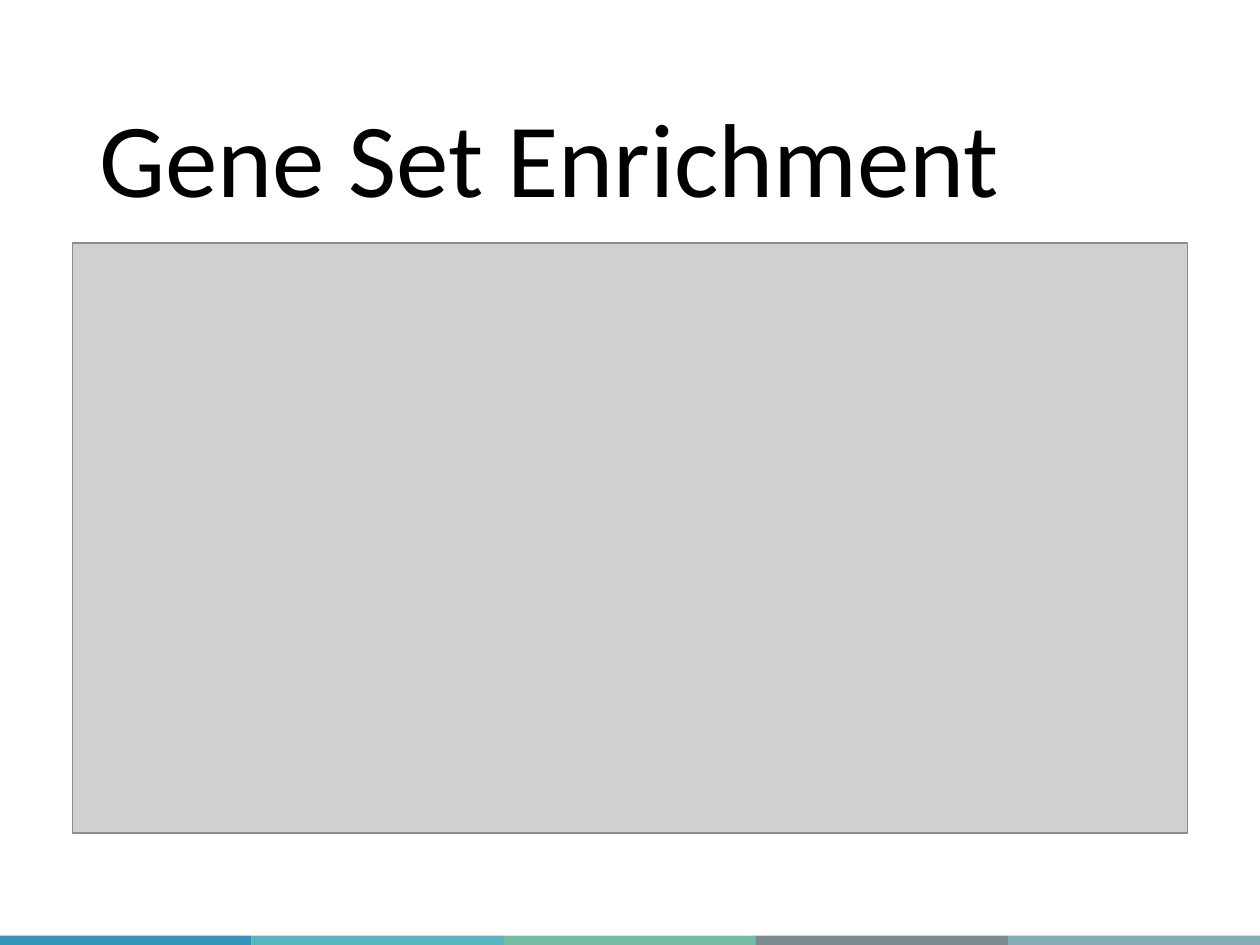
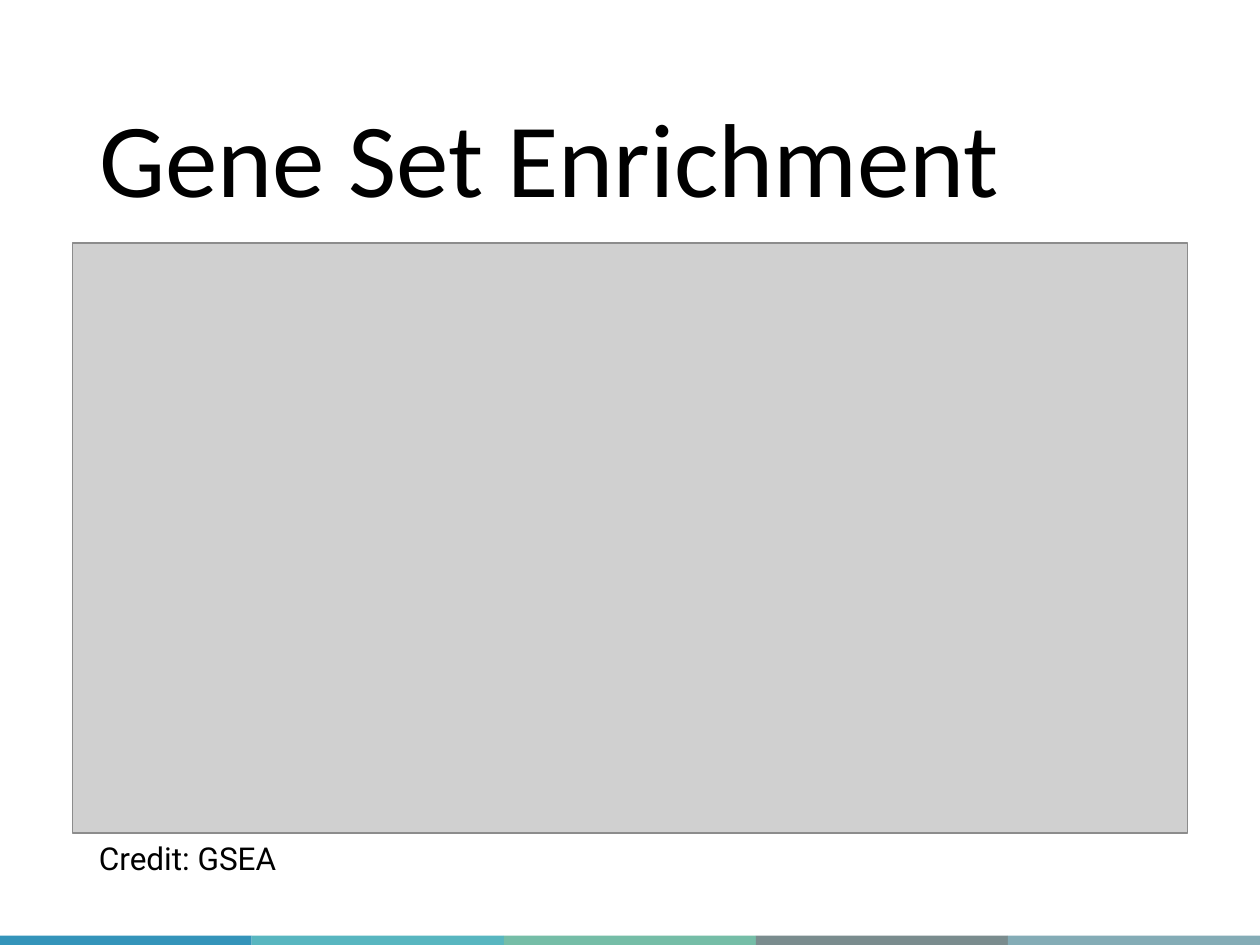
Before and after one commit to QLS-MiCM/StatsInR, a slide deck: slide 20 of slides/QLS-MiCM Statistics in R Fall 2024.pptx. Drawn at 1260x945 pixels with LibreOffice and Linux fonts; fonts in the diff are those of the drawing; grey boxes stand for pictures; background and template pictures are left out. Boxes give left, top, right and bottom in pixels: in the first picture for what was removed or moved away, otherwise in the second. Text is boxed around its words. In the diff, an @@ line names an element or a change of style, - is before the commit and + after.

```diff
--- a/slides/QLS-MiCM Statistics in R Fall 2024.pptx
+++ b/slides/QLS-MiCM Statistics in R Fall 2024.pptx
@@ text added at [99, 846, 277, 871], 18 pt, text #000000 @@
+Credit: GSEA
```
Also in this commit, not shown: 5 other slides changed, 4 other files.
